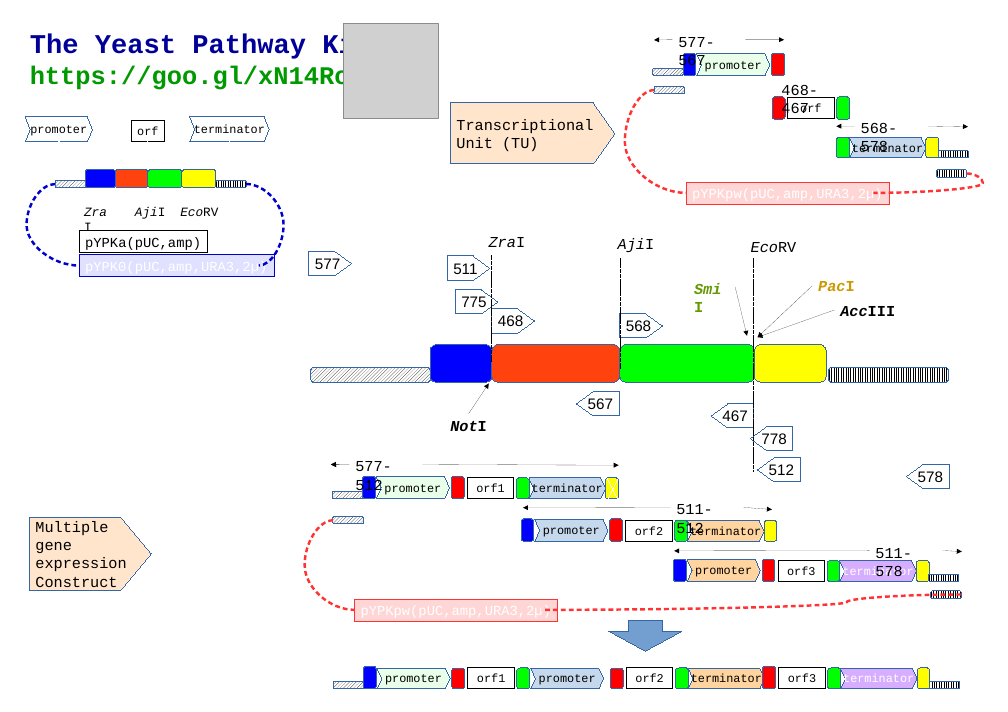
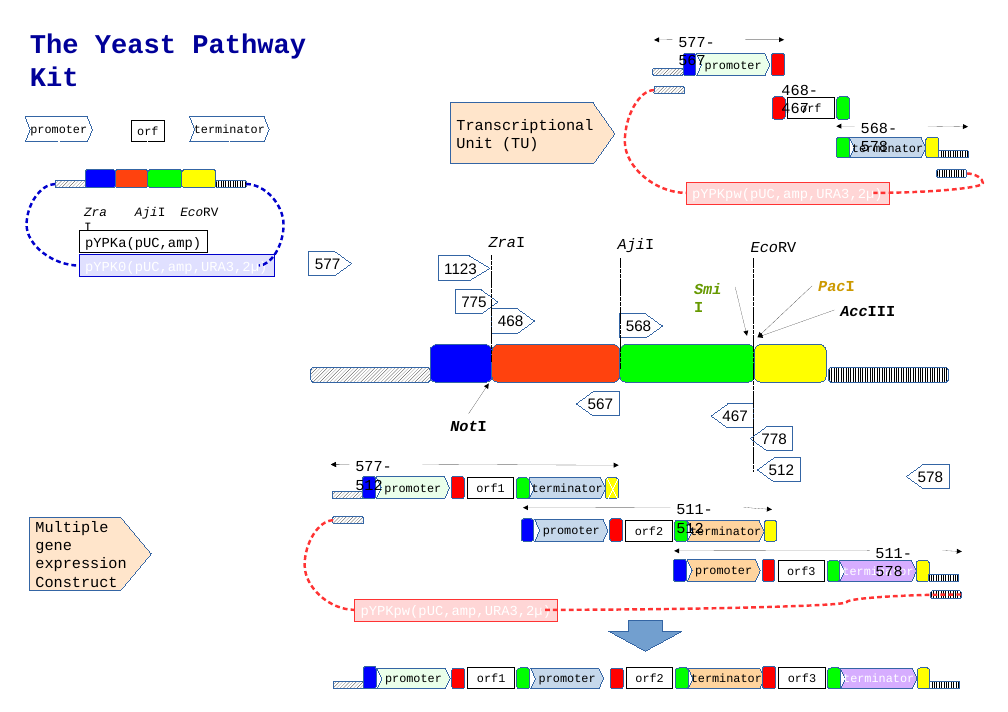
Before and after one commit to MetabolicEngineeringGroupCBMA/YeastPathwayKit, a slide deck: slide 1 of references/A3_YPK_poster.odp. Drawn at 1008x712 pixels with LibreOffice and Linux fonts; fonts in the diff are those of the drawing; grey boxes stand for pictures. Boxes give left, top, right and bottom in pixels: in the first picture for what was removed or moved away, otherwise in the second. Text is boxed around its words. In the diff, an @@ line names an element or a change of style, - is before the commit and + after.

```diff
--- a/references/A3_YPK_poster.odp
+++ b/references/A3_YPK_poster.odp
@@ picture removed at (343,24,438,119) @@
@@ text at (30,65,350,92): paragraph removed @@
-https://goo.gl/xN14Ro
@@ right arrow "1123": place and size @@
-right arrow "1123" at (447,256,490,280)
+right arrow "1123" at (438,256,490,280)
@@ right arrow "1123" at (438,256,490,280): proportions changed @@
@@ text in right arrow at (444,263,477,277): text changed @@
-511
+1123
```
Also in this commit, not shown: 1 other file.
